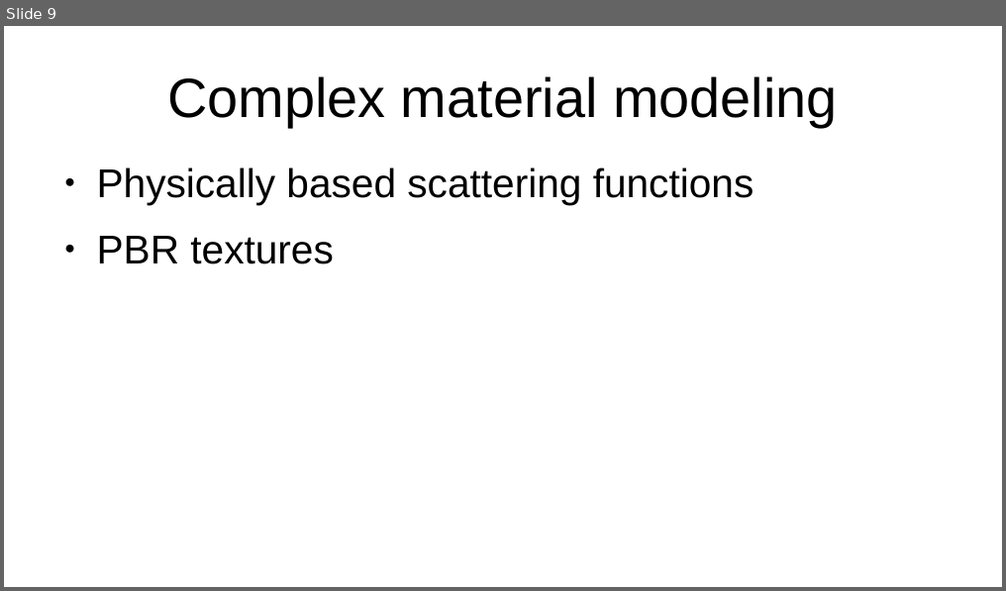
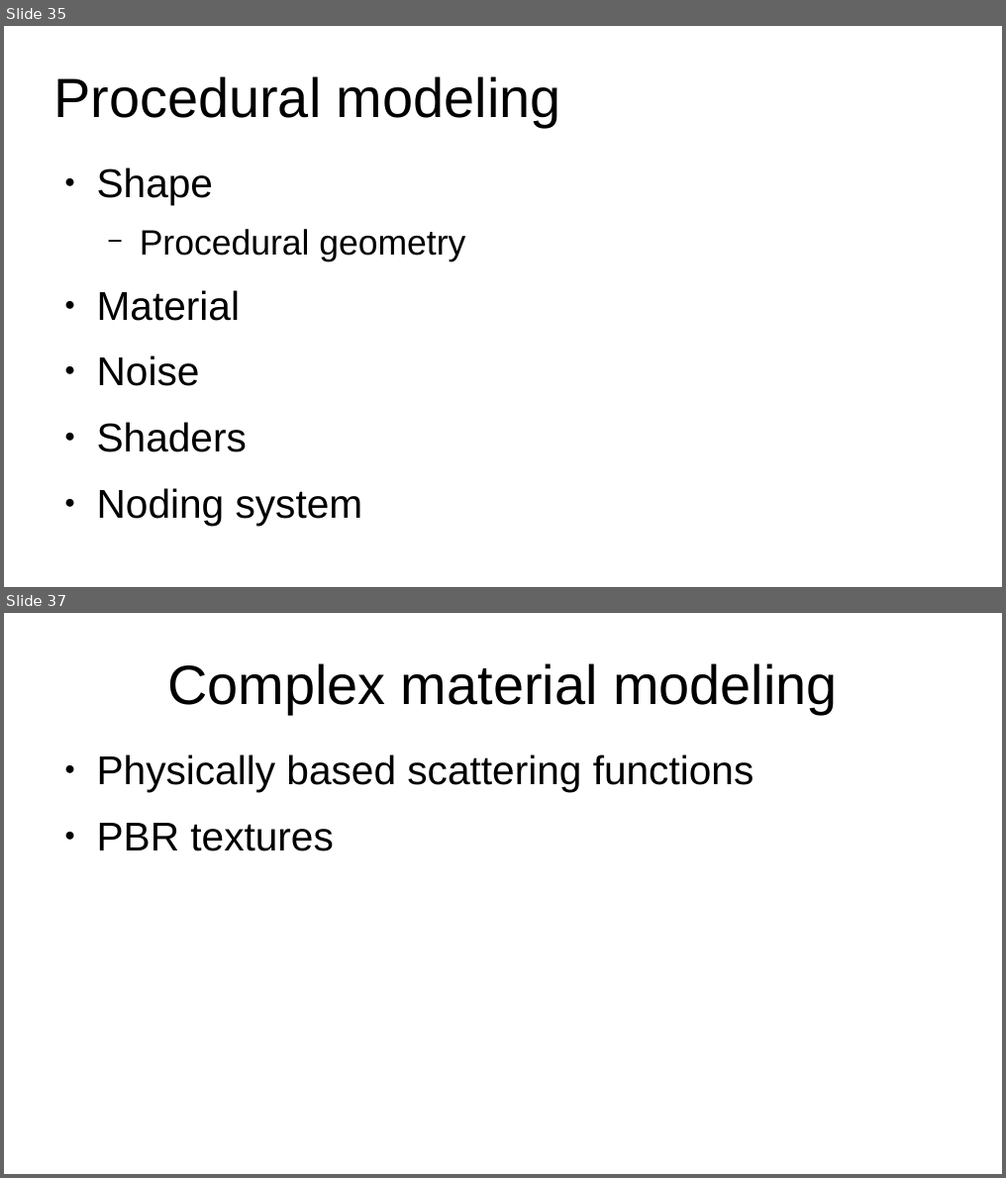
Before and after one commit to lorentzo/IntroductionToComputerGraphics, a slide deck: lectures/6_more_3D_scene/1_intro.odp. Shown one above the other, each under a label of ours: slide 9 before the commit, slides 35 and 37 after it; the slides between them are not shown. The pictures are 1006x591 and 1006x1178 pixels, drawn with LibreOffice and Linux fonts; fonts in the diff are those of the drawing. Boxes give left, top, right and bottom in pixels: in the first picture for what was removed or moved away, otherwise in the second. Text is boxed around its words. In the diff, an @@ line names an element or a change of style, - is before the commit and + after.

```diff
--- a/lectures/6_more_3D_scene/1_intro.odp
+++ b/lectures/6_more_3D_scene/1_intro.odp
@@ slide 35 added at (x1=4, y1=26, x2=1002, y2=587), background #FFFFFF @@
@@ title added at (x1=54, y1=76, x2=561, y2=127), 44 pt, text #000000 @@
+Procedural modeling
@@ text added at (x1=97, y1=168, x2=465, y2=526), 32 pt, text #000000 @@
+● Shape
+  − Procedural geometry
+● Material
+● Noise
+● Shaders
+● Noding system
@@ what was slide 9 is now slide 37 @@
```
Also in this commit, not shown: 3 slides changed, 30 other slides added, 1 slide removed, 8 other files.
